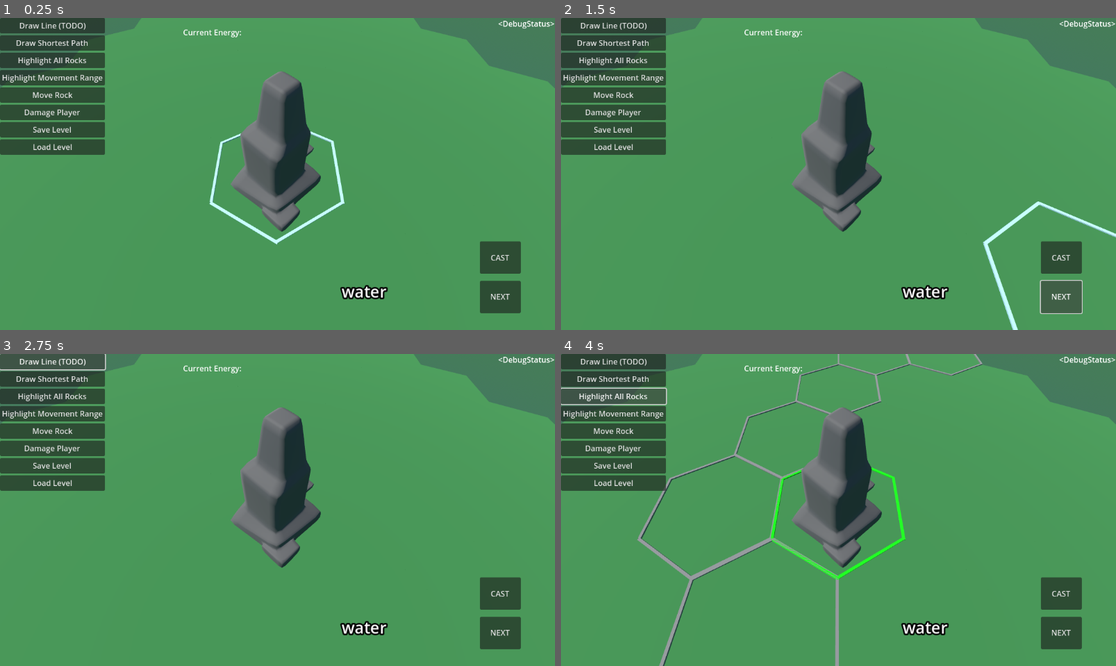
Above: before the commit, frames 1-4 (two rows, left to right).
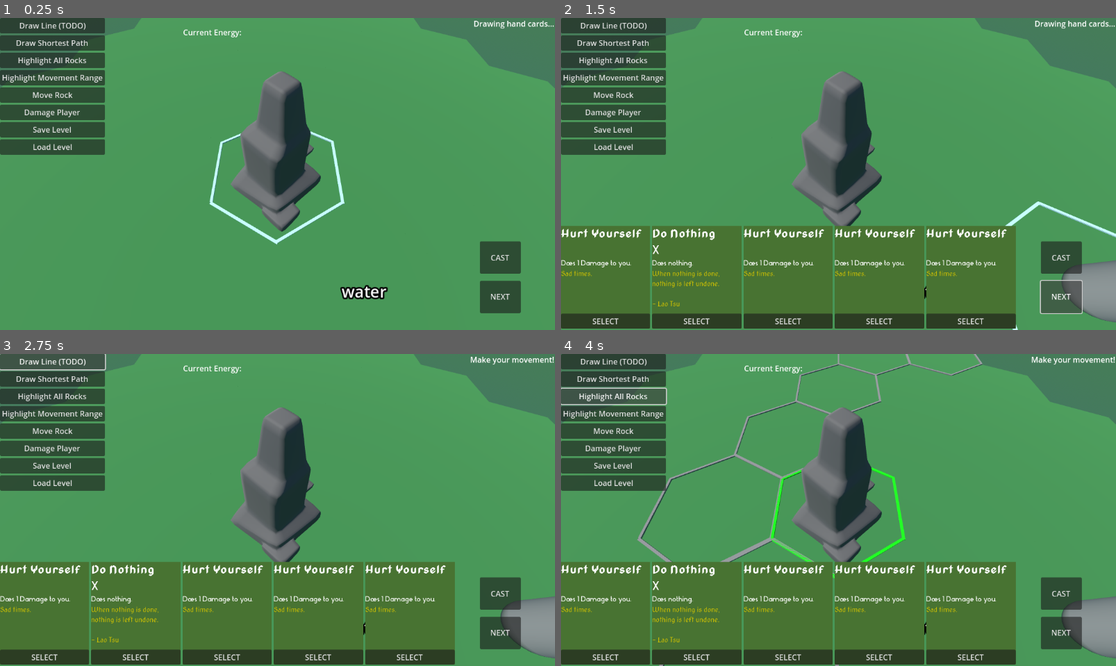
Above: after the commit, the same moments.

Repository: nheeb/spell-tactics
Game: Godot game, scene res://Logic/Main.tscn
Two runs of this game, one before a commit and one after it. Both use one fixed random seed, a clock stepped at 60 frames per second and the inputs below.
Inputs:
- Up to frame 1 (0.25 s): no input
- Up to frame 2 (1.5 s): click "NEXT" at 0.5 s; click "NEXT" at 1.25 s
- Up to frame 3 (2.75 s): click "Draw Line (TODO)" at 2 s
- Up to frame 4 (4 s): click "Draw Shortest Path" at 2.75 s; click "Highlight All Rocks" at 3.5 s

The runs differ from the first frame. In frame 1, 0.2% of the frame differs, in the area x 85-100%, y 0-4%; in frame 2, 28%; in frame 3, 28%, in the area x 0-100%, y 0-100%; in frame 4, 28%.
Error before the commit: Invalid call. Nonexistent function 'process_player_action' in base 'Nil'. (res://UI/CombatUI.gd:34)

Commit message:
remove debug combat ui

Diff:
--- a/Entities/Entity.gd
+++ b/Entities/Entity.gd
@@ -11,12 +11,10 @@
 ## Reference to the Tile this Entity is residing on
 var current_tile: Tile
 
-
-
 ## Given the name, should this property be serialized?
 const godot_internal_props = ["RefCounted", "script"]
 const entity_internal_props = ["current_tile", "visual_entity", "logical_entity", "type"]
-func serialize_this_prop(name: String) -> bool:
+static func serialize_this_prop(name: String) -> bool:
 	if name.ends_with(".gd"):
 		# script type, ignore this
 		return false
@@ -32,12 +30,12 @@
 	if logical_entity != null:
 		for prop in logical_entity.get_property_list():
 			# TODO maybe we'll need another exclusion method for the script props
-			if not serialize_this_prop(prop.name):
+			if not Entity.serialize_this_prop(prop.name):
 				continue
 			state.script_props[prop.name] = get(prop.name)
 
 	for prop in get_property_list():
-		if not serialize_this_prop(prop.name):
+		if not Entity.serialize_this_prop(prop.name):
 			continue
 		state.entity_props[prop.name] = get(prop.name)
 
--- a/Prototype/Prototyping.gd
+++ b/Prototype/Prototyping.gd
@@ -7,7 +7,7 @@
 const COMBAT = preload("res://Logic/Combat.tscn")
 const COMBAT_UI = preload("res://UI/CombatUI.tscn")
 
-const LOAD_PROTOTYPE_COMBAT = false
+const LOAD_PROTOTYPE_COMBAT = true
 
 func _ready() -> void:
 	$Level.init_basic_grid(3)
--- a/Prototype/Prototyping.tscn
+++ b/Prototype/Prototyping.tscn
@@ -1,11 +1,10 @@
-[gd_scene load_steps=10 format=3 uid="uid://cs6vnuiljtmct"]
+[gd_scene load_steps=9 format=3 uid="uid://cs6vnuiljtmct"]
 
 [ext_resource type="Script" path="res://Prototype/Prototyping.gd" id="1_j078d"]
 [ext_resource type="Script" path="res://Addons/smoothing/smoothing.gd" id="1_mf57j"]
 [ext_resource type="Script" path="res://Prototype/GameCamera.gd" id="1_wx0wr"]
 [ext_resource type="PackedScene" uid="uid://bshwbn0tpocns" path="res://Logic/Tiles/Level.tscn" id="3_80rsa"]
 [ext_resource type="Script" path="res://Prototype/MouseInput.gd" id="4_2ad06"]
-[ext_resource type="PackedScene" uid="uid://bysejqqiloy1u" path="res://UI/CombatUI.tscn" id="6_mbk3b"]
 
 [sub_resource type="ProceduralSkyMaterial" id="ProceduralSkyMaterial_ypriw"]
 sky_horizon_color = Color(0.223529, 0.517647, 0.670588, 1)
@@ -123,9 +122,6 @@
 layout_mode = 2
 text = "Load Level"
 
-[node name="CombatUI" parent="FeaturesUI/Control" instance=ExtResource("6_mbk3b")]
-layout_mode = 1
-
 [connection signal="pressed" from="FeaturesUI/Control/VBoxContainer/NavButton" to="." method="_on_nav_button_pressed"]
 [connection signal="pressed" from="FeaturesUI/Control/VBoxContainer/EntityFindButton" to="." method="_on_entity_find_button_pressed"]
 [connection signal="pressed" from="FeaturesUI/Control/VBoxContainer/MovementRangeButton" to="." method="_on_movement_range_button_pressed"]
--- a/project.godot
+++ b/project.godot
@@ -34,7 +34,7 @@
 
 [editor_plugins]
 
-enabled=PackedStringArray("res://Addons/smoothing/plugin.cfg")
+enabled=PackedStringArray("res://Addons/smoothing/plugin.cfg", "res://addons/smoothing/plugin.cfg")
 
 [input]
 
Not shown, changed: Addons/smoothing/smoothing.gd
